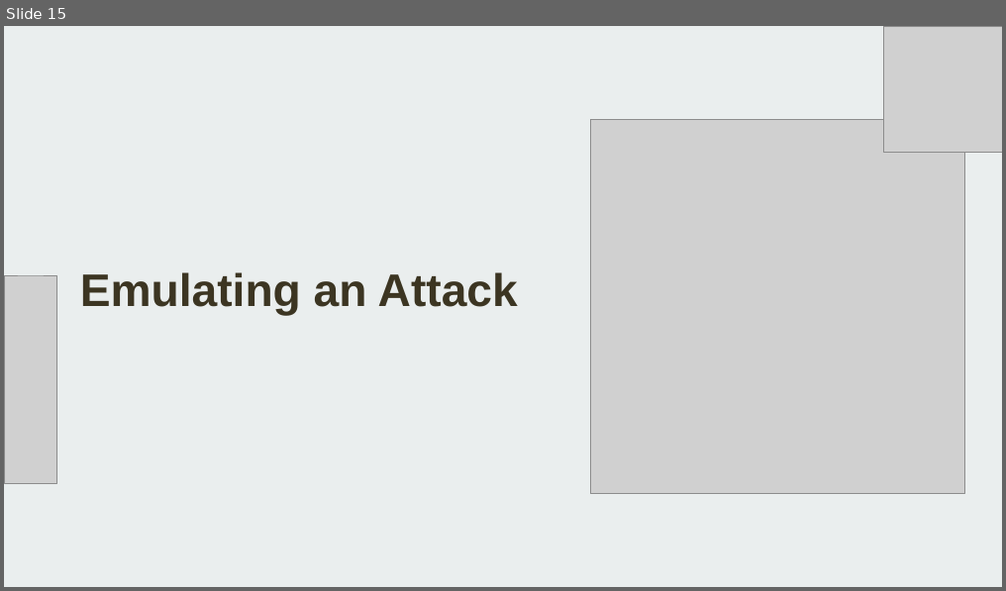
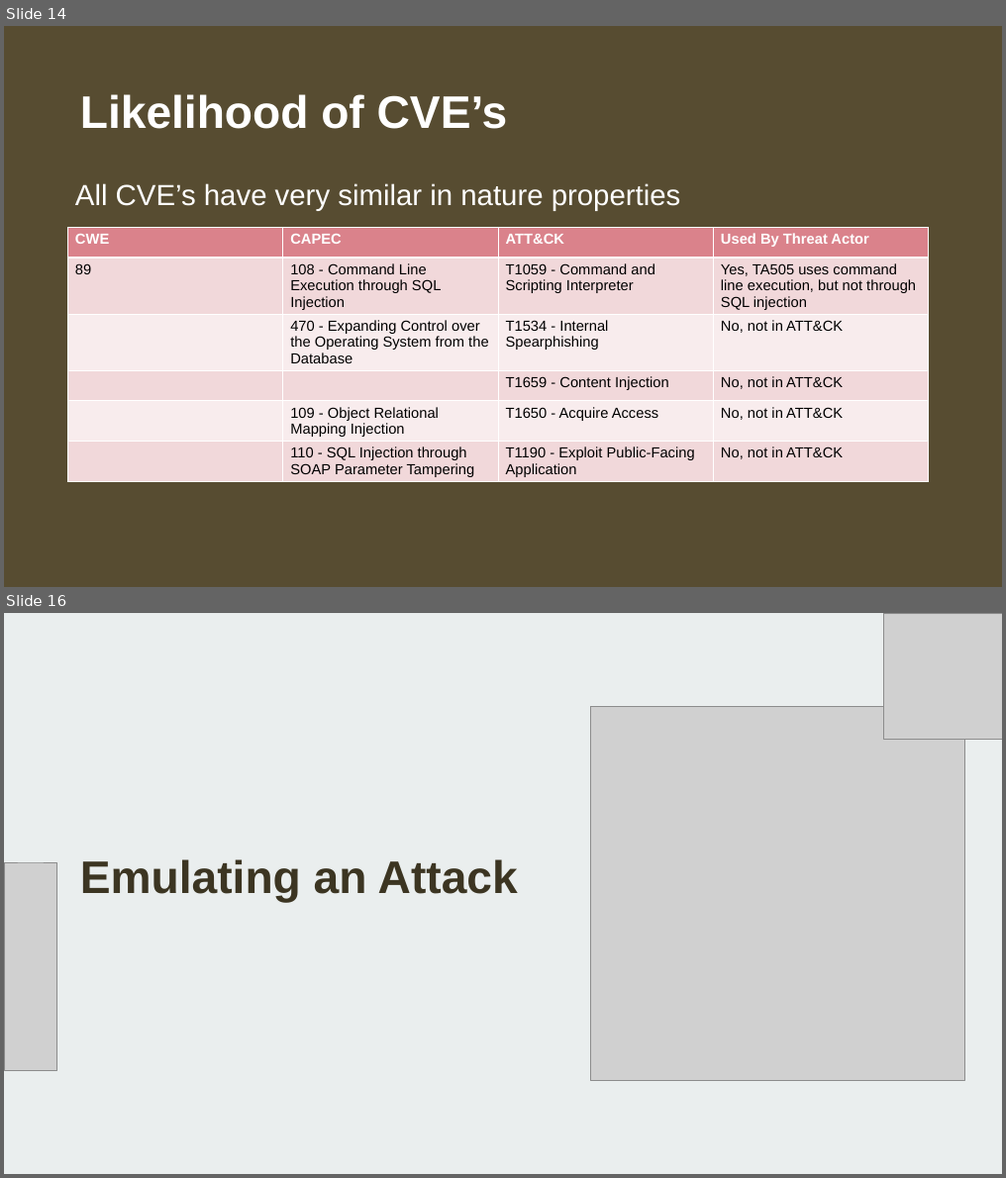
Before and after one commit to IceFire4/Assignment_1_Daniel_Edwards_Matthew_Haydon, a slide deck: Assignment 2 Portfolio.pptx. Shown one above the other, each under a label of ours: slide 15 before the commit, slides 14 and 16 after it; the slides between them are not shown. The pictures are 1006x591 and 1006x1178 pixels, drawn with LibreOffice and Linux fonts; fonts in the diff are those of the drawing; grey boxes stand for pictures; background and template pictures are left out. Boxes give left, top, right and bottom in pixels: in the first picture for what was removed or moved away, otherwise in the second. Text is boxed around its words. In the diff, an @@ line names an element or a change of style, - is before the commit and + after.

```diff
--- a/Assignment 2 Portfolio.pptx
+++ b/Assignment 2 Portfolio.pptx
@@ slide 14 added at bbox=[4, 26, 1002, 587], background #FFFFFF @@
@@ rectangle added at bbox=[4, 26, 1002, 587], fill #574C31 @@
@@ title added at bbox=[80, 94, 508, 129], 44 pt, text #FFFFFF, bold @@
+Likelihood of CVE’s
@@ text added at bbox=[75, 183, 681, 211], 28 pt, text #FFFFFF @@
+All CVE’s have very similar in nature properties
@@ table added at bbox=[67, 227, 930, 492], 6 rows, 4 columns @@
+CWE | CAPEC | ATT&CK | Used By Threat Actor
+89 | 108 - Command Line Execution through SQL Injection | T1059 - Command and Scripting Interpreter | Yes, TA505 uses command line execution, but not through SQL injection
+ | 470 - Expanding Control over the Operating System from the Database | T1534 - Internal Spearphishing | No, not in ATT&CK
+ |  | T1659 - Content Injection | No, not in ATT&CK
+ | 109 - Object Relational Mapping Injection | T1650 - Acquire Access | No, not in ATT&CK
+ | 110 - SQL Injection through SOAP Parameter Tampering | T1190 - Exploit Public-Facing Application | No, not in ATT&CK
@@ what was slide 15 is now slide 16 @@
```
Also in this commit, not shown: 4 slides changed.
